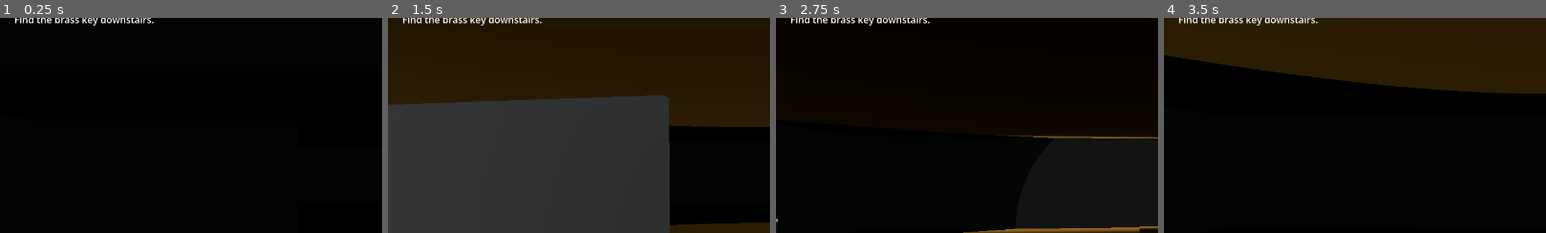
Above: before the commit, frames 1-4 (left to right).
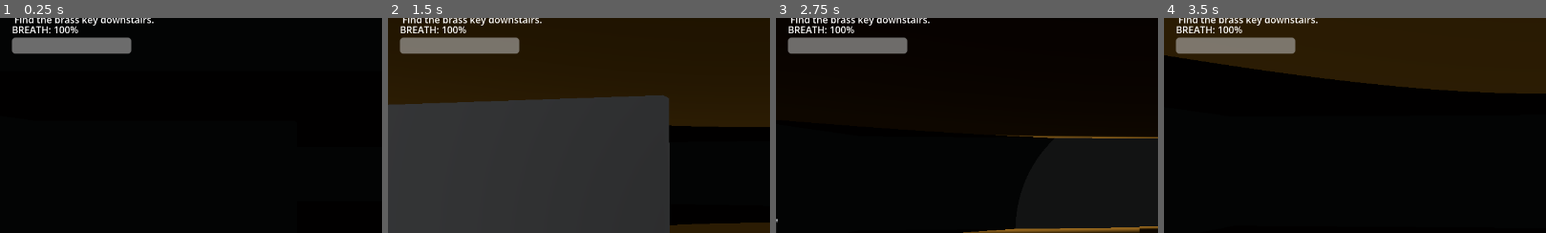
Above: after the commit, the same moments.

Repository: kaazkayy05/Project-3
Game: Godot game, scene res://demo/house_demo.tscn
The game is run twice, just before and just after one commit, with the same random seed, the same clock (stepped at 60 frames per second) and the same inputs.
Inputs (mouse positions are % of the whole screen's width and height, from its top left):
- Up to frame 1 (0.25 s): no input
- Up to frame 2 (1.5 s): tap Enter at 0.5 s; move the mouse to (55, 50) at 0.52 s; hold W from 0.53 s (still down); tap E at 0.6 s; tap Space at 0.77 s; move the mouse to (45, 50) at 1.27 s; tap Shift at 1.35 s
- Up to frame 3 (2.75 s): keep holding W; tap Space at 1.52 s; move the mouse to (52, 48) at 2.02 s; tap E at 2.1 s
- Up to frame 4 (3.5 s): keep holding W; move the mouse to (49, 52) at 2.77 s; tap Shift at 2.85 s; tap Space at 3.02 s
The pictures show only the part of the screen within x 0-50%, y 15-65%; the shares and areas given below are measured in that part.

The runs differ from the first frame. In frame 1, 2.8% of the frame differs, in the area x 3-35%, y 3-17%; in frame 2, 2.8%; in frame 3, 2.8%; in frame 4, 2.8%.

Commit message:
Save breath system and audio before monster integration

Diff:
--- a/echoes-of-home/demo/demo_player.gd
+++ b/echoes-of-home/demo/demo_player.gd
@@ -2,6 +2,10 @@
 ## Demo adapter only. Replace with the team's controller when it is available.
 var environment_system: HouseEnvironmentSystem
 var acoustic: AcousticPulseSystem
+var sanity_breath: Node
+var breath_label: Label
+var breath_bar: ProgressBar
+var breath_locked: bool = false
 var creak: AudioStreamPlayer3D
 var camera: Camera3D
 var step_distance: float = 0.0
@@ -28,6 +32,33 @@
 	add_child(creak)
 	floor_snap_length = 0.3
 	Input.mouse_mode = Input.MOUSE_MODE_CAPTURED
+		# Create the breathing system
+	sanity_breath = preload(
+		"res://systems/sanity_breath/sanity_breath_system.gd"
+	).new()
+
+	sanity_breath.name = "SanityBreath"
+	add_child(sanity_breath)
+
+	sanity_breath.gasp_triggered.connect(on_player_gasp)
+
+	# Create the breathing HUD
+	var hud = CanvasLayer.new()
+	add_child(hud)
+
+	breath_label = Label.new()
+	breath_label.position = Vector2(20, 115)
+	breath_label.text = "BREATH: 100%"
+	hud.add_child(breath_label)
+
+	breath_bar = ProgressBar.new()
+	breath_bar.position = Vector2(20, 140)
+	breath_bar.size = Vector2(200, 20)
+	breath_bar.min_value = 0
+	breath_bar.max_value = 100
+	breath_bar.value = 100
+	breath_bar.show_percentage = false
+	hud.add_child(breath_bar)
 
 func _unhandled_input(event: InputEvent) -> void:
 	if event is InputEventMouseMotion and Input.mouse_mode == Input.MOUSE_MODE_CAPTURED:
@@ -45,6 +76,14 @@
 func _physics_process(delta: float) -> void:
 	if environment_system.has_escaped:
 		return
+			# Hold right-click to hold breath
+	var right_click_pressed = Input.is_mouse_button_pressed(MOUSE_BUTTON_RIGHT)
+
+	if not right_click_pressed:
+		breath_locked = false
+		sanity_breath.release_breath()
+	elif not breath_locked:
+		sanity_breath.hold_breath()
 	var direction := Vector3(
 		float(Input.is_physical_key_pressed(KEY_D)) - float(Input.is_physical_key_pressed(KEY_A)),
 		0.0, float(Input.is_physical_key_pressed(KEY_S)) - float(Input.is_physical_key_pressed(KEY_W)))
@@ -83,3 +122,21 @@
 	if not hit.is_empty() and hit.collider.has_meta("interaction"):
 		return hit.collider.get_meta("interaction")
 	return &""
+
+func on_player_gasp() -> void:
+	breath_locked = true
+
+	print("PLAYER GASPED!")
+
+	if acoustic != null:
+		acoustic.trigger_involuntary_gasp(global_position)
+
+func _process(_delta: float) -> void:
+	if sanity_breath == null:
+		return
+
+	breath_label.text = "BREATH: " + str(
+		int(sanity_breath.lung_capacity)
+	) + "%"
+
+	breath_bar.value = sanity_breath.lung_capacity
--- a/echoes-of-home/demo/house_demo.tscn
+++ b/echoes-of-home/demo/house_demo.tscn
@@ -1,4 +1,6 @@
-[gd_scene load_steps=2 format=3]
-[ext_resource type="Script" path="res://demo/house_demo.gd" id="1"]
-[node name="HouseDemo" type="Node3D"]
+[gd_scene format=3 uid="uid://mra1qt53ivje"]
+
+[ext_resource type="Script" uid="uid://bef18ibuhoxga" path="res://demo/house_demo.gd" id="1"]
+
+[node name="HouseDemo" type="Node3D" unique_id=1357990799]
 script = ExtResource("1")
--- /dev/null
+++ b/echoes-of-home/demo/music_manager.gd
@@ -0,0 +1,11 @@
+extends Node
+
+
+# Called when the node enters the scene tree for the first time.
+func _ready() -> void:
+	pass # Replace with function body.
+
+
+# Called every frame. 'delta' is the elapsed time since the previous frame.
+func _process(delta: float) -> void:
+	pass
--- a/echoes-of-home/project.godot
+++ b/echoes-of-home/project.godot
@@ -14,6 +14,10 @@
 run/main_scene="res://demo/house_demo.tscn"
 config/features=PackedStringArray("4.7")
 
+[autoload]
+
+MusicManager="*uid://dplbjrlffnajw"
+
 [display]
 
 window/size/viewport_width=1280
--- a/echoes-of-home/systems/sanity_breath/sanity_breath_system.gd
+++ b/echoes-of-home/systems/sanity_breath/sanity_breath_system.gd
@@ -17,10 +17,43 @@
 var breath_recovery_rate: float = 10.0
 var monster_distance: float = 100.0
 
+var heartbeat_sound: AudioStreamPlayer
+var gasp_sound: AudioStreamPlayer
+
+func _ready() -> void:
+	# Heartbeat audio
+	heartbeat_sound = AudioStreamPlayer.new()
+	heartbeat_sound.stream = preload("res://demo/audio/347326__newagesoup__heartbeat-fast.wav")
+	heartbeat_sound.volume_db = -20.0
+	add_child(heartbeat_sound)
+
+	# Gasp audio
+	gasp_sound = AudioStreamPlayer.new()
+	gasp_sound.stream = preload("res://demo/audio/508391__douglas6969__gasp.mp3")
+	gasp_sound.volume_db = -8.0
+	add_child(gasp_sound)
+
+
 func _process(delta):
 	update_breath(delta)
 	update_panic(delta)
+	update_audio()
 
+func update_audio():
+	# Heartbeat becomes faster and louder with panic
+	heartbeat_sound.pitch_scale = clamp(
+		heart_rate_bpm / 60.0, 1.0, 2.0
+	)
+
+	heartbeat_sound.volume_db = lerp(
+		-28.0, -9.0, panic_level
+	)
+
+	if panic_level > 0.05:
+		if not heartbeat_sound.playing:
+			heartbeat_sound.play()
+	else:
+		heartbeat_sound.stop()
 
 func update_breath(delta):
 	if is_holding_breath:
@@ -62,7 +95,10 @@
 
 func trigger_gasp():
 	is_gasps_active = true
+
+	gasp_sound.play()
 	gasp_triggered.emit()
+
 	is_gasps_active = false
 
 
Not shown, added: echoes-of-home/demo/music_manager.gd.uid
Not shown, added: echoes-of-home/demo/audio/347326__newagesoup__heartbeat-fast.wav
Not shown, added: echoes-of-home/demo/audio/508391__douglas6969__gasp.mp3
Not shown, added: echoes-of-home/demo/audio/background-music.wav
